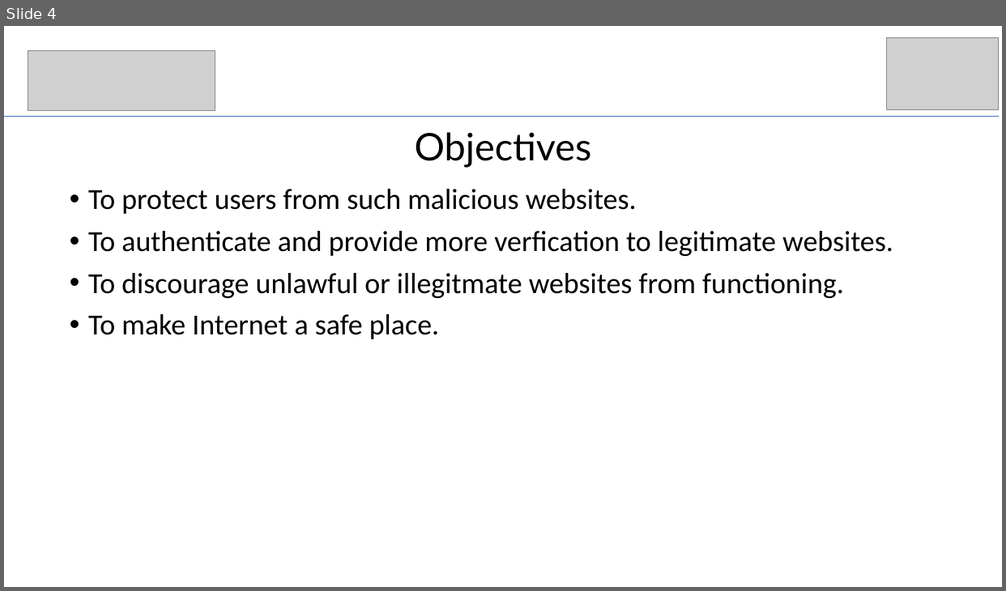
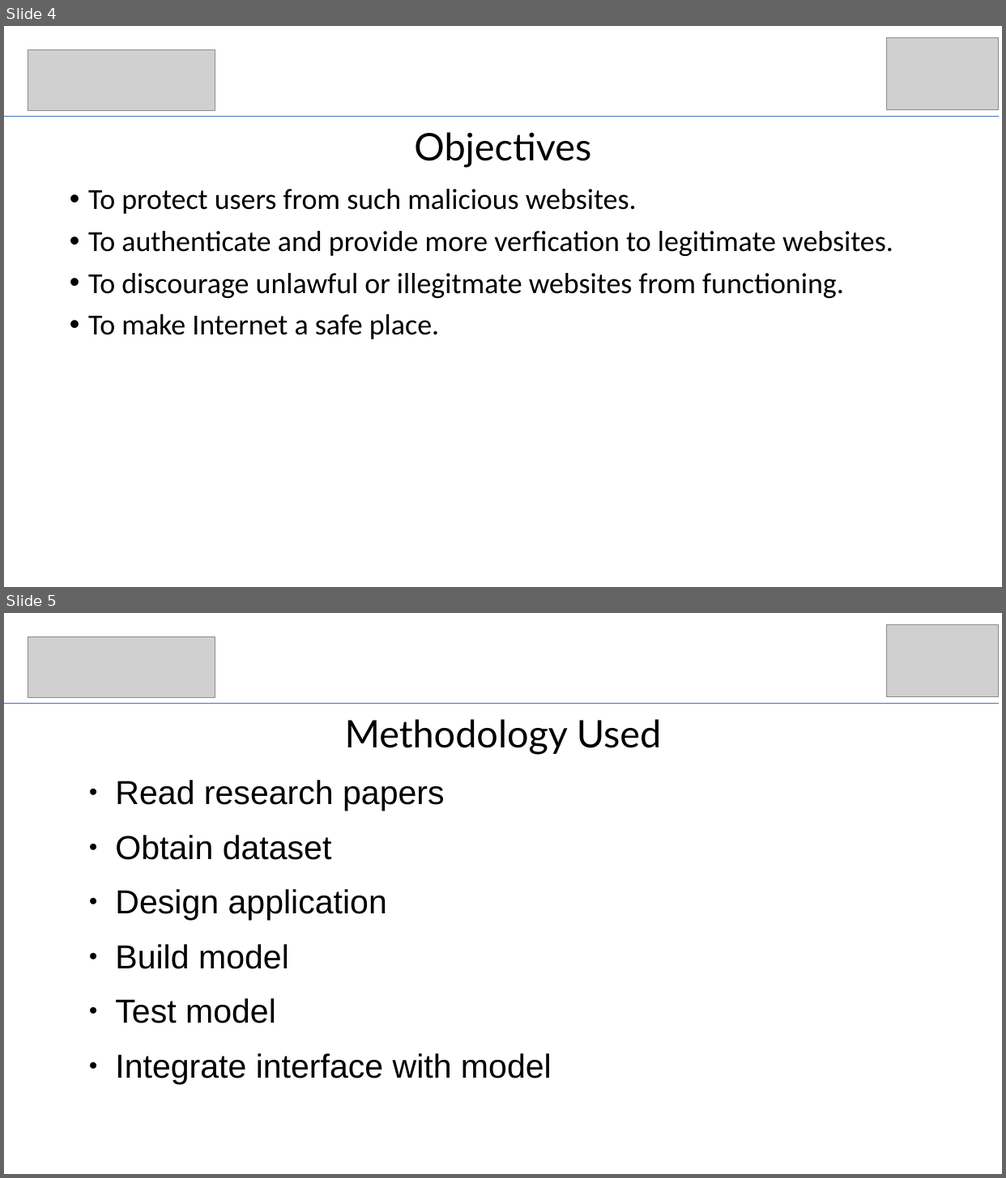
Before and after one commit to UdayRajSingh288/URL_Phishing_Detection_System, a slide deck: phishing_detection_application_presentation_3.pptx. Shown one above the other, each under a label of ours: slide 4 before the commit, slides 4 and 5 after it. The pictures are 1006x591 and 1006x1178 pixels, drawn with LibreOffice and Linux fonts; fonts in the diff are those of the drawing; grey boxes stand for pictures. Boxes give left, top, right and bottom in pixels: in the first picture for what was removed or moved away, otherwise in the second. Text is boxed around its words. In the diff, an @@ line names an element or a change of style, - is before the commit and + after.

```diff
--- a/phishing_detection_application_presentation_3.pptx
+++ b/phishing_detection_application_presentation_3.pptx
@@ slide 5 added at [4, 613, 1002, 1174], background #FFFFFF @@
@@ picture added at [887, 624, 999, 697] @@
@@ picture added at [28, 637, 215, 697] @@
@@ line added from (4, 704) to (998, 704), #4472C4 0 pt @@
@@ title added at [345, 719, 662, 755], 36.5 pt, text #000000 @@
+Methodology Used
@@ text added at [115, 780, 552, 1084], 32 pt, text #000000 @@
+● Read research papers
+● Obtain dataset
+● Design application
+● Build model
+● Test model
+● Integrate interface with model
```
Also in this commit, not shown: 7 other slides changed, 1 other slide added, 3 slides removed.
